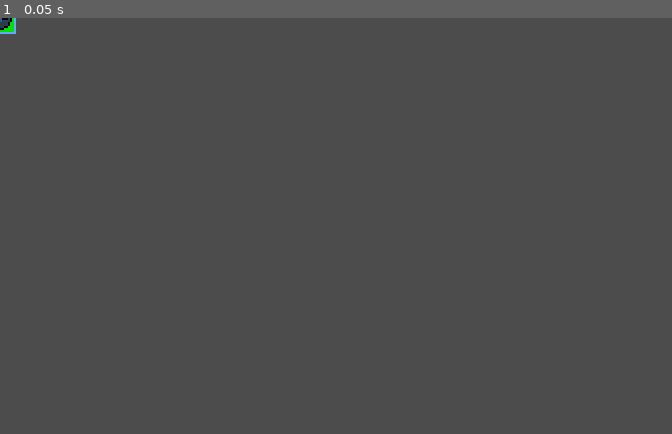
Above: before the commit, frame 1.
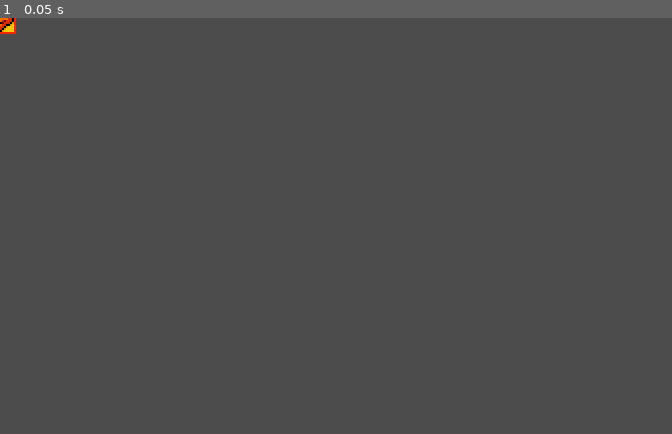
Above: after the commit, the same moment.

Repository: HDG-Gabriel/Super-Bomberman
Game: Godot game, scene res://Scenes/Item.tscn
The game is run twice, just before and just after one commit, with the same random seed, the same clock (stepped at 60 frames per second) and the same inputs. This scene is started directly instead of the project's main scene. Sound files missing from this copy of the repository are replaced by a short silence.
Inputs:
- Up to frame 1 (0.05 s): no input

The runs differ from the first frame. In frame 1, less than 0.1% of the frame differs, in the area x 0-3%, y 0-4%.

Commit message:
Add implementation of life

Diff:
--- a/Scripts/Bomb.gd
+++ b/Scripts/Bomb.gd
@@ -38,5 +38,4 @@
 	$CollisionShape2D.set_deferred("disabled", false)
 
 	if body is Player:
-		body as Player
 		body.is_can_put_bomb = true
--- a/Scripts/Bomberman_White.gd
+++ b/Scripts/Bomberman_White.gd
@@ -15,6 +15,7 @@
 
 export (PackedScene) var Bomb
 
+var numero_de_vidas = 1
 var numero_bombas: int = 1
 
 enum Direction {TOP, LEFT, DOWN, RIGHT}
@@ -34,7 +35,7 @@
 			create_bomb()
 
 		if Input.is_action_pressed("ui_focus_next"):
-			show_bombs()
+			show_life()
 
 		# Se está se movendo
 		if movement != Vector2():
@@ -102,8 +103,8 @@
 	is_death = true
 	$AnimatedSprite.play("Death")
 
-func show_bombs():
-	print("Número de bomba(s):" + str(numero_bombas))
+func show_life():
+	print("Número de bomba(s):" + str(numero_de_vidas))
 
 func _on_AnimatedSprite_animation_finished():
 	if $AnimatedSprite.animation == "Death":
--- a/Scripts/Explosion.gd
+++ b/Scripts/Explosion.gd
@@ -55,7 +55,6 @@
 
 func kill_player(body):
 	if body is Player:
-		body as Player
 		body.death()
 
 
--- a/Scripts/Item.gd
+++ b/Scripts/Item.gd
@@ -8,7 +8,7 @@
 
 func choose_animation():
 	var anim = ["Life", "Power", "Speed", "Bomb"]
-	$AnimatedSprite.play(anim[3])
+	$AnimatedSprite.play(anim[0])
 
 
 # Called every frame. 'delta' is the elapsed time since the previous frame.
@@ -17,7 +17,7 @@
 
 
 func _on_Item_body_entered(body: Node2D):
-	if body.is_in_group("Player"):
+	if body is Player:
 		$ItemCollected.play()
 		$CollisionShape2D.set_deferred("disabled", true)
 		hide()
@@ -26,14 +26,20 @@
 			buffer_speed(body)
 		elif $AnimatedSprite.animation == "Bomb":
 			earn_bomb(body)
+		elif $AnimatedSprite.animation == "Life":
+			earn_life(body)
 
 
 # Aumenta a velocidade do jogador
-func buffer_speed(body: Node2D):
+func buffer_speed(body: Player):
 	body.velocity += 20
 
+# Adiciona uma vida ao jogador
+func earn_life(body: Player):
+	body.numero_de_vidas += 1
 
-func earn_bomb(body: Node2D):
+# Adiciona uma bomba ao jogador
+func earn_bomb(body: Player):
 	body.numero_bombas += 1
 
 # Destroy o node atual
